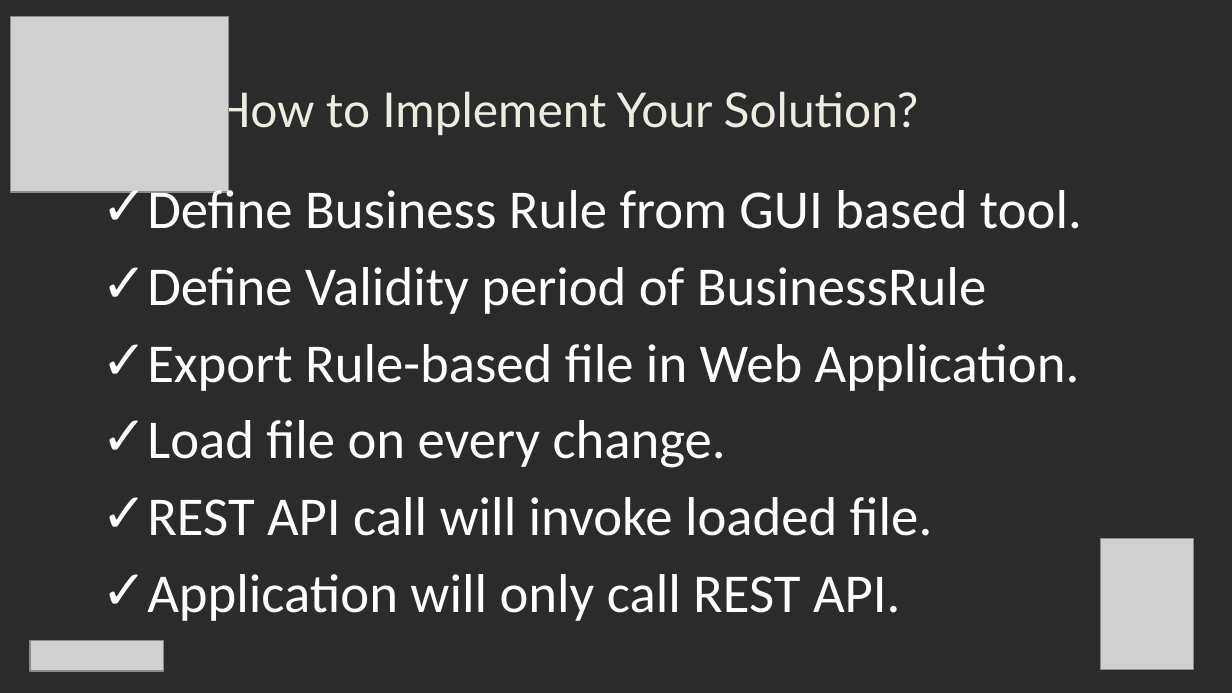
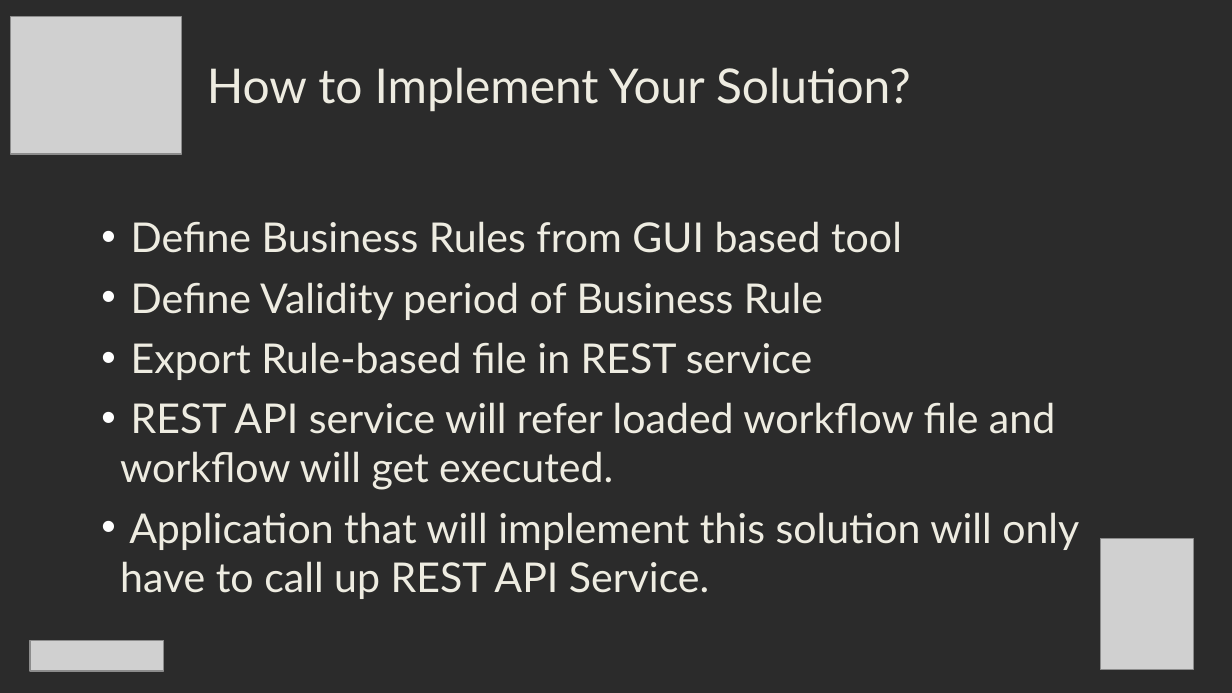
Before and after one commit to MaheshGujale/opensource-frameworks, a slide deck: slide 6 of TechnoRocks_Amplitude2017.pptx (slide 5 before the commit). Drawn at 1232x693 pixels with LibreOffice and Linux fonts; fonts in the diff are those of the drawing; grey boxes stand for pictures; background and template pictures are left out; a plain dark background stands for a picture behind light text. Boxes give left, top, right and bottom in pixels: in the first picture for what was removed or moved away, otherwise in the second. Text is boxed around its words. In the diff, an @@ line names an element or a change of style, - is before the commit and + after.

```diff
--- a/TechnoRocks_Amplitude2017.pptx
+++ b/TechnoRocks_Amplitude2017.pptx
@@ picture: place and size @@
-picture at (11,17,229,192)
+picture at (11,17,181,154)
@@ text "How to Implement Your Solution?" rewrapped from (215,85,919,137) to (207,67,911,112) @@
@@ text at (120,221,1079,599): text changed; size 32 to 24 pt; font Calibri to Lato; text colour #FFFFFF to #EEECE1 @@
-✓ Define Business Rule from GUI based tool.
-✓ Define Validity period of BusinessRule
-✓ Export Rule-based file in Web Application.
-✓ Load file on every change.
-✓ REST API call will invoke loaded file.
-✓ Application will only call REST API.
+• Define Business Rules from GUI based tool
+• Define Validity period of Business Rule
+• Export Rule-based file in REST service
+• REST API service will refer loaded workflow file and workflow will get executed.
+• Application that will implement this solution will only have to call up REST API Service.
```
Also in this commit, not shown: 4 other slides changed, 1 slide added, 1 slide removed, 1 other file.
